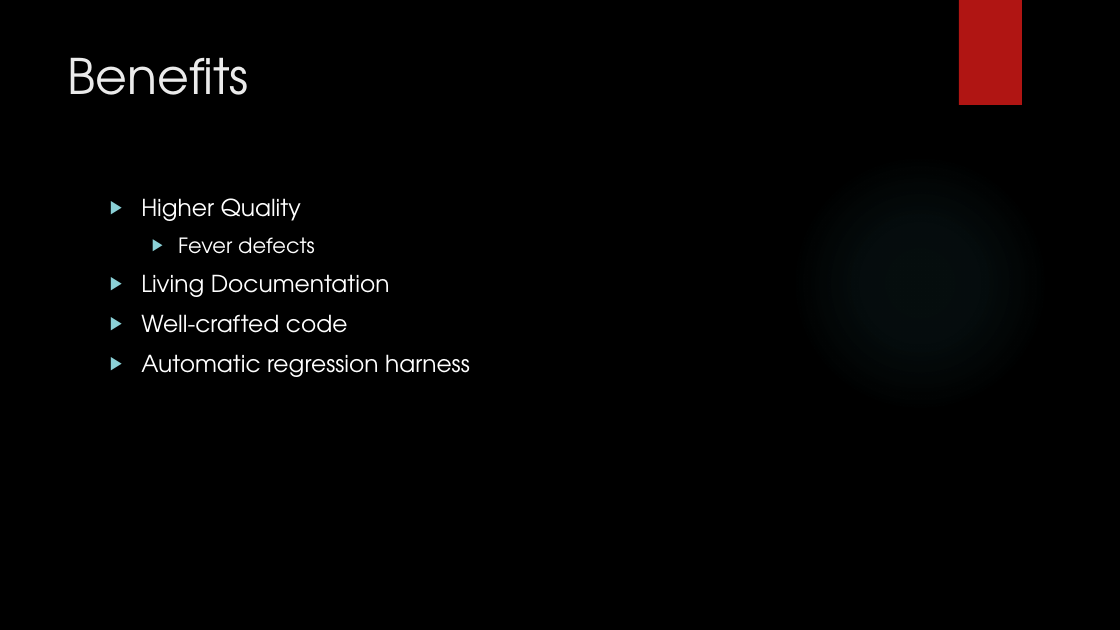
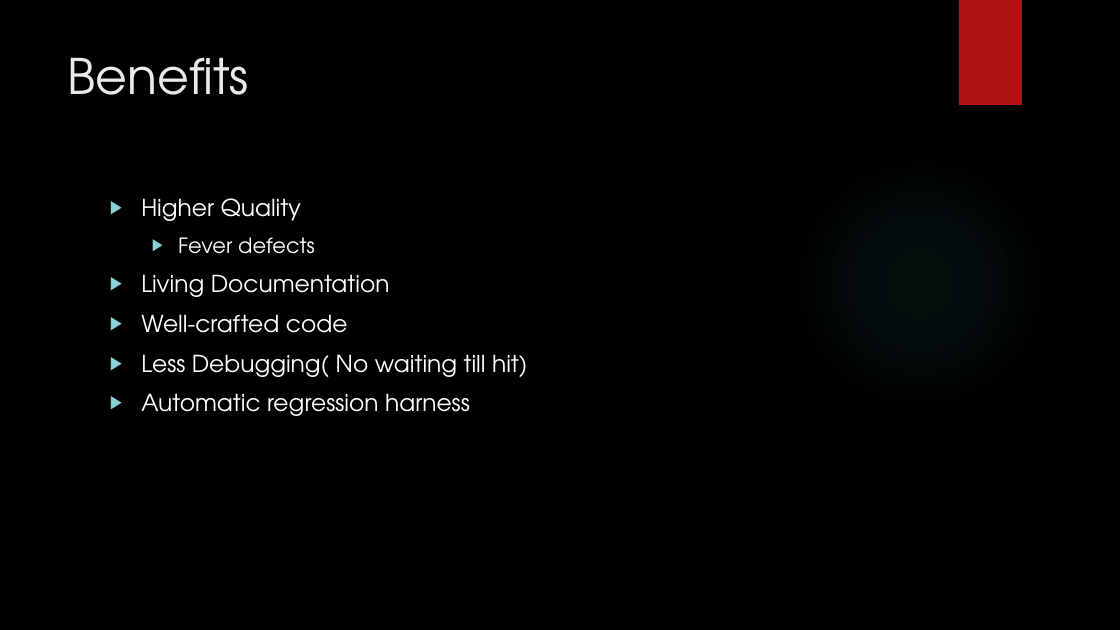
Before and after one commit to chan4lk/k-talk, a slide deck: slide 8 of Deck/tdd_ktalk.pptx. Drawn at 1120x630 pixels with LibreOffice and Linux fonts; fonts in the diff are those of the drawing; background and template pictures are left out. Boxes give left, top, right and bottom in pixels: in the first picture for what was removed or moved away, otherwise in the second. Text is boxed around its words. In the diff, an @@ line names an element or a change of style, - is before the commit and + after.

Commit message:
ppt updated

```diff
--- a/Deck/tdd_ktalk.pptx
+++ b/Deck/tdd_ktalk.pptx
@@ text at (141, 354, 527, 377): paragraph added @@
+▶ Less Debugging( No waiting till hit)
```
